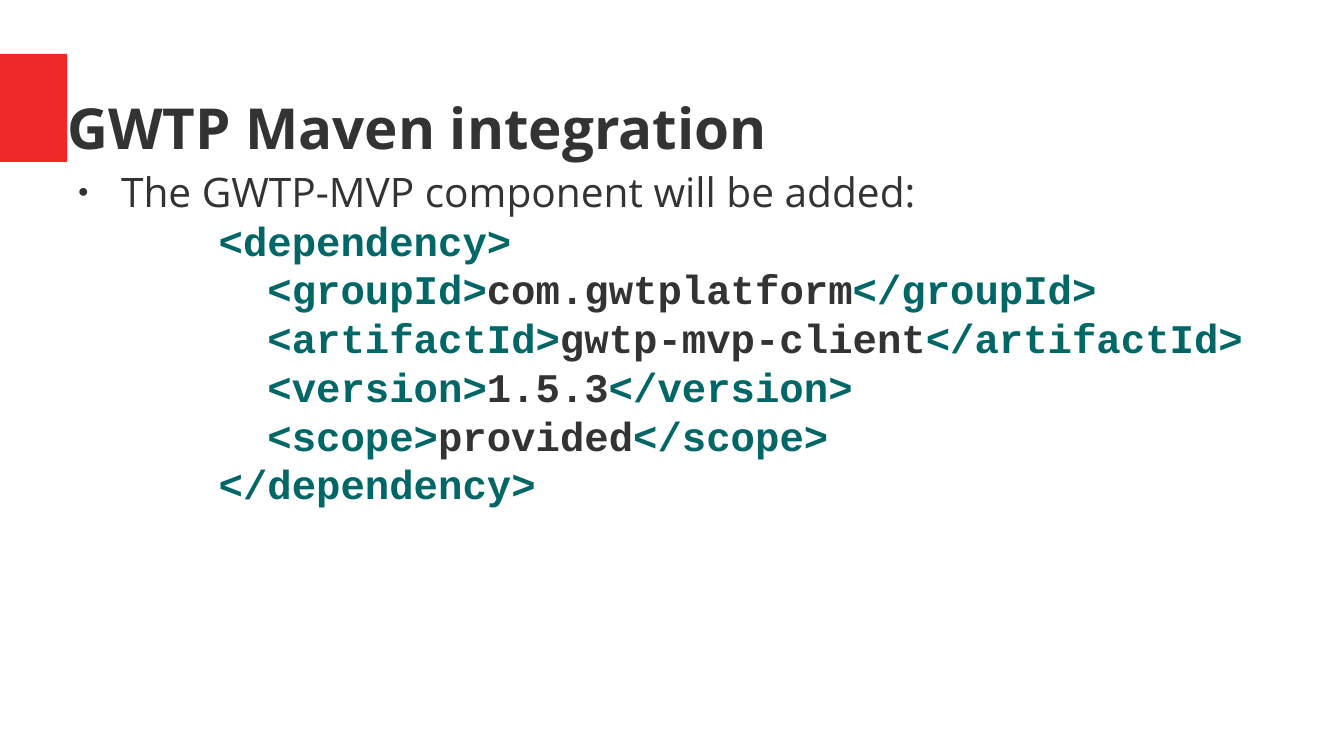
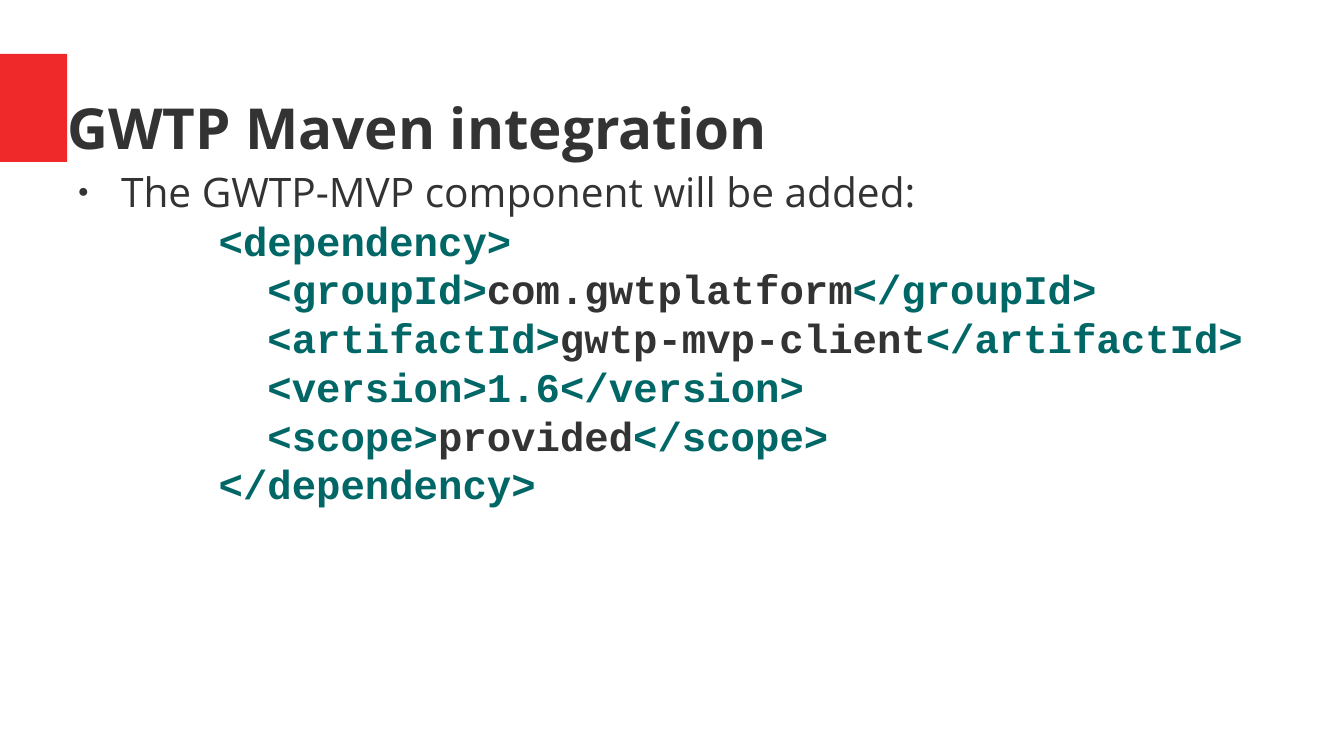
Before and after one commit to ManfredTremmel/gwtp-training, a slide deck: slide 101 of GWT-GWTP-Training_en.odp. Drawn at 1344x756 pixels with LibreOffice and Linux fonts; fonts in the diff are those of the drawing. Boxes give left, top, right and bottom in pixels: in the first picture for what was removed or moved away, otherwise in the second. Text is boxed around its words. In the diff, an @@ line names an element or a change of style, - is before the commit and + after.

```diff
--- a/GWT-GWTP-Training_en.odp
+++ b/GWT-GWTP-Training_en.odp
@@ text at (x1=121, y1=176, x2=1242, y2=508): text changed @@
-● The GWTP-MVP component will be added:
-  <dependency>
-  <groupId>com.gwtplatform</groupId>
-  <artifactId>gwtp-mvp-client</artifactId>
-  <version>1.5.3</version>
-  <scope>provided</scope>
-  </dependency>
+● The GWTP-MVP component will be added:
+  <dependency>
+  <groupId>com.gwtplatform</groupId>
+  <artifactId>gwtp-mvp-client</artifactId>
+  <version>1.6</version>
+  <scope>provided</scope>
+  </dependency>
```
Also in this commit, not shown: 13 other slides changed, 1 other file.
